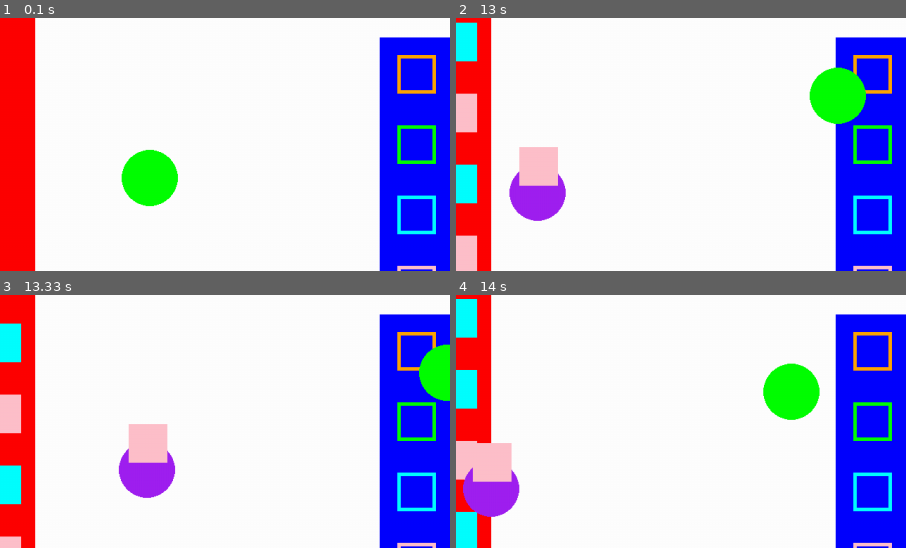
Above: before the commit, frames 1-4 (two rows, left to right).
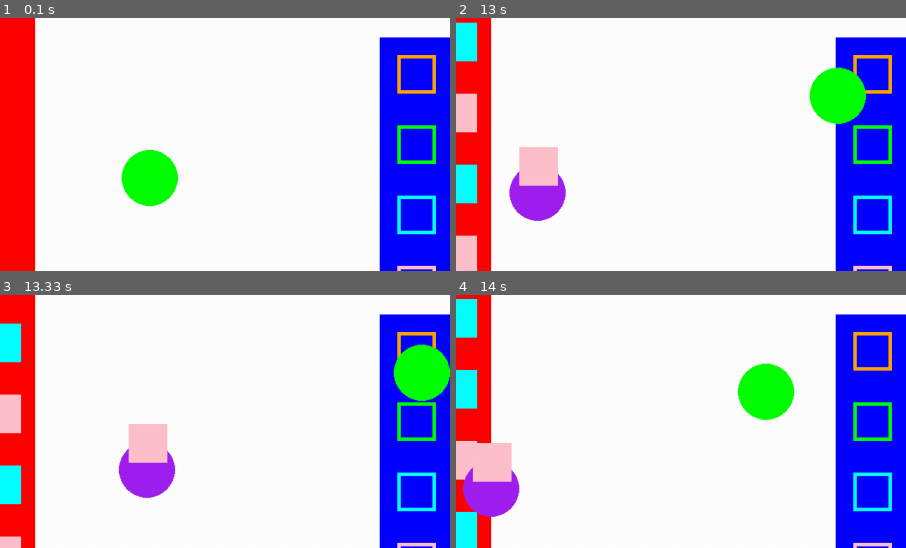
Above: after the commit, the same moments.

Repository: michlima/pygame-project
Game: pygame game, started from main.py
The game is run twice, just before and just after one commit, with the same random seed, the same clock (stepped at 60 frames per second) and the same inputs.
Inputs:
- Up to frame 1 (0.1 s): no input
- Up to frame 2 (13 s): hold Up 0.33-0.8 s; hold Right 0.83-1.47 s; hold D 0.83-1.47 s; hold Down 1.5-1.87 s; hold S 1.5-1.87 s; hold Left 1.9-2.37 s; hold A 1.9-2.37 s; hold Right 2.4-2.87 s; hold D 2.4-2.87 s; hold Up 2.9-3.2 s; hold W 2.9-3.2 s; hold Right 3.23-3.7 s; hold D 3.23-3.7 s; hold Left 3.73-4.27 s; hold A 3.73-4.27 s; hold Down 4.3-4.6 s; hold S 4.3-4.6 s; hold Left 4.63-5.03 s; hold A 4.63-5.03 s; hold Up 5.07-5.43 s; hold W 5.07-5.43 s; hold Right 5.47-6.1 s; hold D 5.47-6.1 s; hold Down 6.13-6.5 s; hold S 6.13-6.5 s; hold Left 6.53-7 s; hold A 6.53-7 s; hold Right 7.03-7.5 s; hold D 7.03-7.5 s; tap Space at 7.53, 7.93, 8.27, 8.57, 8.77, 9.07, 9.33, 9.67, 9.97, 10.1, 10.5, 10.8, 11.17, 11.57, 11.87, 12.07, 12.37, 12.57, 12.9 s; hold Up 7.87-8.17 s; hold W 7.87-8.17 s; hold Right 8.2-8.67 s; hold D 8.2-8.67 s; hold Left 8.7-9.23 s; hold A 8.7-9.23 s; hold Down 9.27-9.57 s; hold S 9.27-9.57 s; hold Left 9.6-10 s; hold A 9.6-10 s; hold Up 10.03-10.4 s; hold W 10.03-10.4 s; hold Right 10.43-11.07 s; hold D 10.43-11.07 s; hold Down 11.1-11.47 s; hold S 11.1-11.47 s; hold Left 11.5-11.97 s; hold A 11.5-11.97 s; hold Right 12-12.47 s; hold D 12-12.47 s; hold Up 12.5-12.8 s; hold W 12.5-12.8 s; hold Right from 12.83 s (still down); hold D from 12.83 s (still down)
- Up to frame 3 (13.33 s): tap Space at 13.2 s; release Right at 13.3 s; release D at 13.3 s
- Up to frame 4 (14 s): hold Left 13.33-13.87 s; hold A 13.33-13.87 s; tap Space at 13.4, 13.7, 13.97 s; hold Down from 13.9 s (still down); hold S from 13.9 s (still down)
The pictures show only the part of the screen within x 50-100%, y 18-68%; the shares and areas given below are measured in that part.

Frames 1-2 are identical in both runs. In frame 3, 1.6% of the frame differs, in the area x 87-100%, y 19-42%; in frame 4, 2.5%, in the area x 62-81%, y 26-50%.

Commit message:
Player 2 borders and box centered over it

Diff:
--- a/main.py
+++ b/main.py
@@ -182,10 +182,9 @@
             player2_pos.x += 3
             if player_two_box != False:
                 player_two_box["rect"].x += 3
-                player_one_box["rect"].x += 3
-
-
-        if player_pos.x < PLAYER_RADIUS:    #Restricts the player from moving of the left side of the screen
+
+
+        if  player_pos.x < PLAYER_RADIUS:    #Restricts the player from moving of the left side of the screen
             player_pos.x = PLAYER_RADIUS
         if player_pos.x > screen.get_width() - PLAYER_RADIUS:   #Restricts the player from moving of the right side of the screen
             player_pos.x = screen.get_width() - PLAYER_RADIUS
@@ -194,10 +193,26 @@
         if player_pos.y > screen.get_height() - PLAYER_RADIUS: #Restricts the player from moving of the bottom of the screen
             player_pos.y = screen.get_height() - PLAYER_RADIUS
 
+        #Borders for player 2
+        if  player2_pos.x < PLAYER_RADIUS:
+            player2_pos.x = PLAYER_RADIUS
+        if player2_pos.x > screen.get_width() - PLAYER_RADIUS:
+            player2_pos.x = screen.get_width() - PLAYER_RADIUS
+        if player2_pos.y < PLAYER_RADIUS:
+            player2_pos.y = PLAYER_RADIUS
+        if player2_pos.y > screen.get_height() - PLAYER_RADIUS:
+            player2_pos.y = screen.get_height() - PLAYER_RADIUS
+
+
+
         # Keeps the box centered over the character
         if player_one_box:
             player_one_box["rect"].x = player_pos.x - player_one_box["rect"].width // 2
             player_one_box["rect"].y = player_pos.y - player_one_box["rect"].height - 10
+        if player_two_box:
+            player_two_box["rect"].x = player2_pos.x - player_two_box["rect"].width // 2
+            player_two_box["rect"].y = player2_pos.y - player_two_box["rect"].height - 10
+
 
 
 
